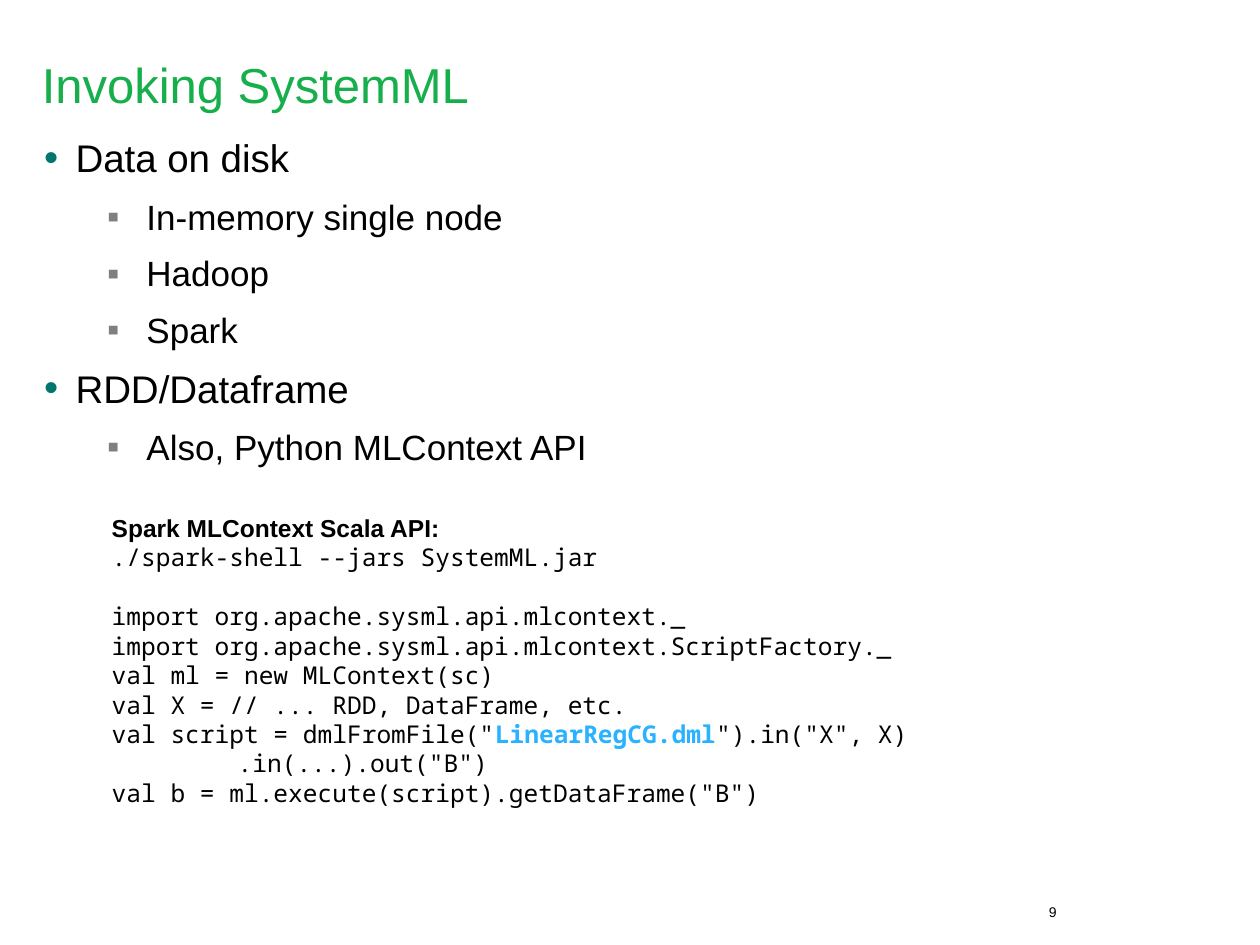
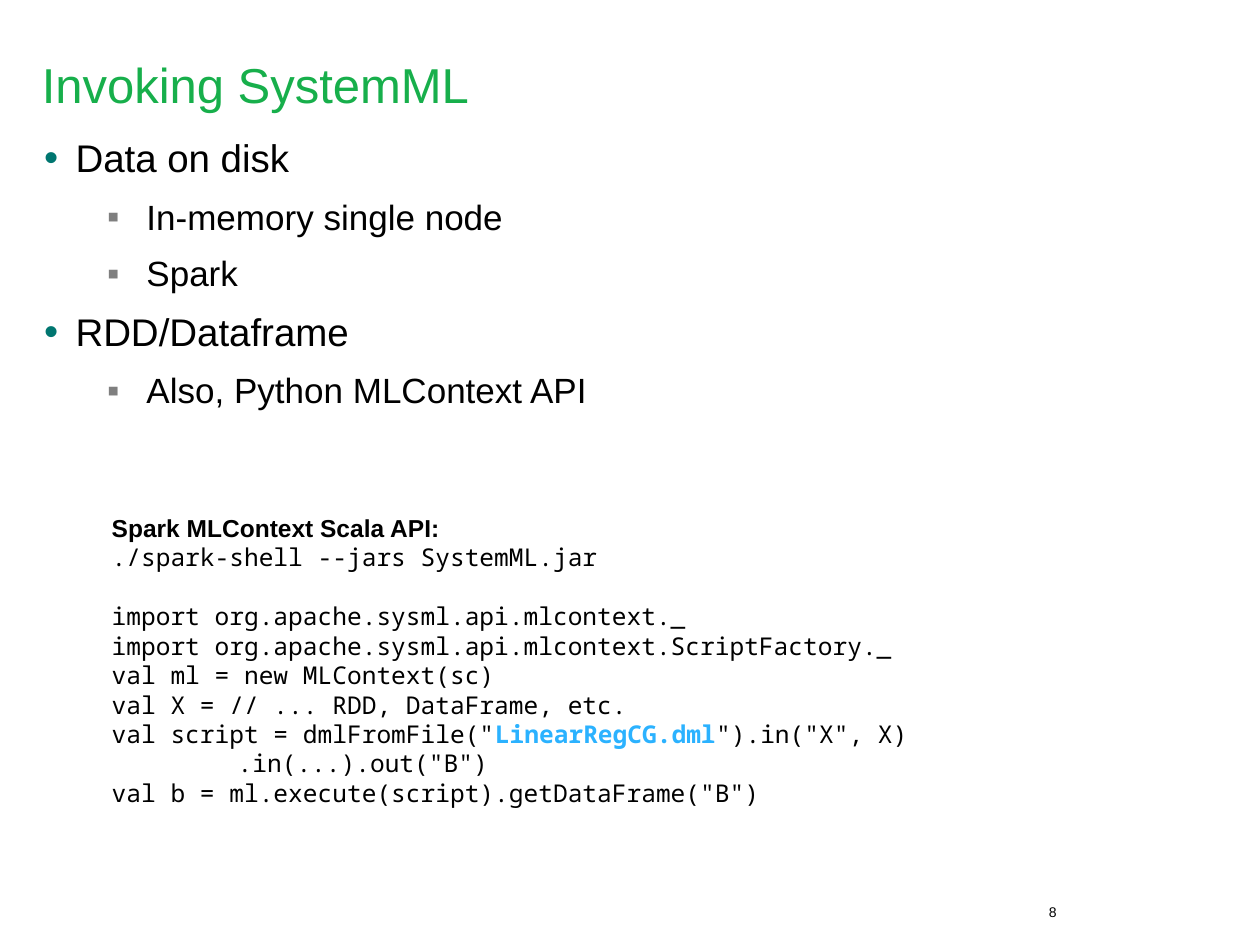
Before and after one commit to niketanpansare/future_of_data, a slide deck: slide 8 of 2016-NYMeetup-SystemML.ppt (slide 9 before the commit). Drawn at 1260x945 pixels with LibreOffice and Linux fonts; fonts in the diff are those of the drawing; background and template pictures are left out. Boxes give left, top, right and bottom in pixels: in the first picture for what was removed or moved away, otherwise in the second. Text is boxed around its words. In the diff, an @@ line names an element or a change of style, - is before the commit and + after.

```diff
--- a/2016-NYMeetup-SystemML.ppt
+++ b/2016-NYMeetup-SystemML.ppt
@@ text at (146,260,269,293): paragraph removed @@
-  ▪ Hadoop
```
Also in this commit, not shown: 2 other slides changed, 1 slide added, 1 slide removed.
